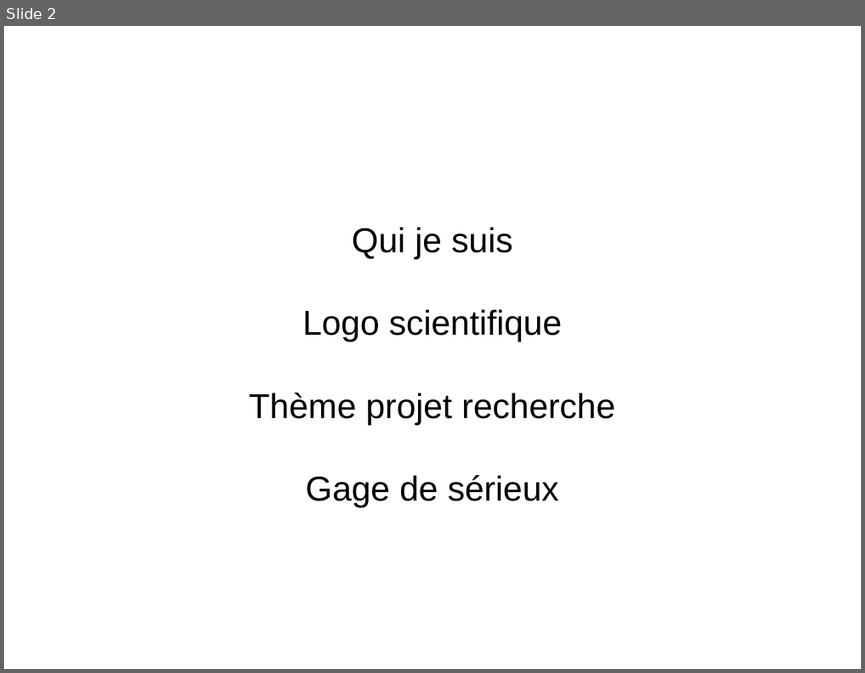
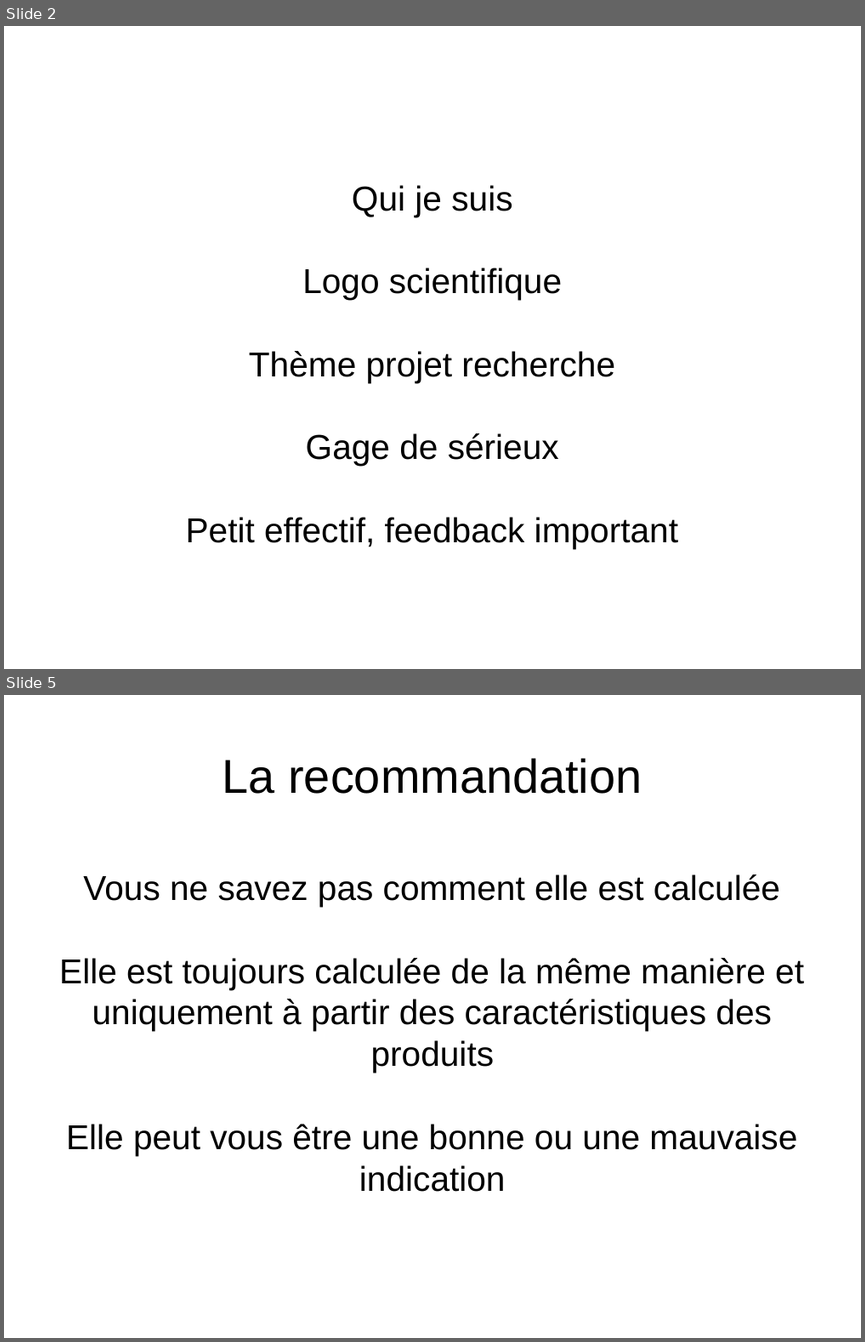
Before and after one commit to DamienMAYAUX/pilot_LEEP_RS, a slide deck: presentation_202105XX.odp. Shown one above the other, each under a label of ours: slide 2 before the commit, slides 2 and 5 after it; the slides between them are not shown. The pictures are 865x673 and 865x1342 pixels, drawn with LibreOffice and Linux fonts; fonts in the diff are those of the drawing. Boxes give left, top, right and bottom in pixels: in the first picture for what was removed or moved away, otherwise in the second. Text is boxed around its words. In the diff, an @@ line names an element or a change of style, - is before the commit and + after.

```diff
--- a/presentation_202105XX.odp
+++ b/presentation_202105XX.odp
@@ slide 5 added at (4, 695, 861, 1338), background #FFFFFF @@
@@ title added at (222, 758, 642, 794), 44 pt, text #000000 @@
+La recommandation
@@ subtitle added at (59, 874, 804, 1191), 32 pt, text #000000 @@
+Vous ne savez pas comment elle est calculée
+Elle est toujours calculée de la même manière et uniquement à partir des caractéristiques des produits
+Elle peut vous être une bonne ou une mauvaise indication
@@ slide 2 changed as well @@
@@ subtitle at (186, 516, 678, 549): paragraph added @@
+Petit effectif, feedback important
```
Also in this commit, not shown: 5 other slides added, 5 slides removed, 28 other files.
